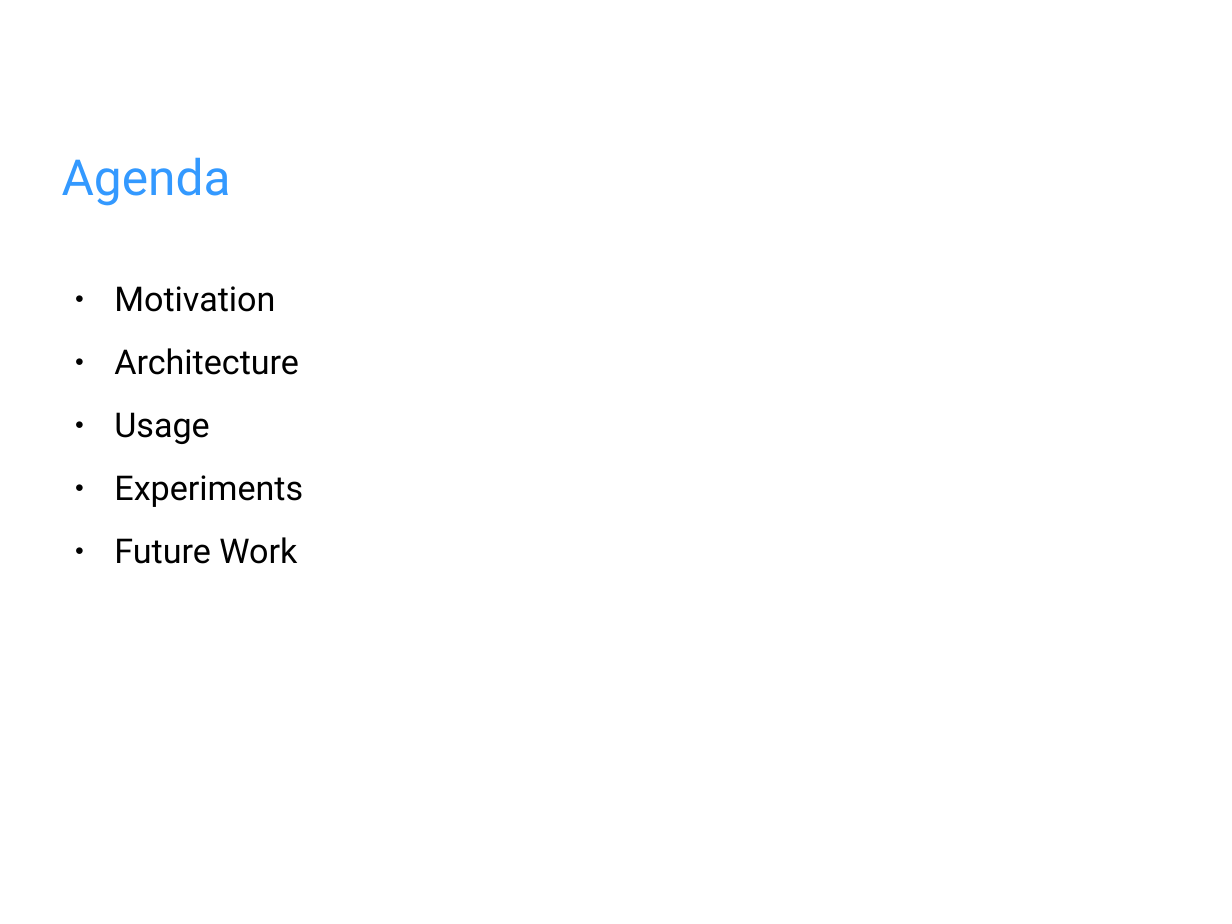
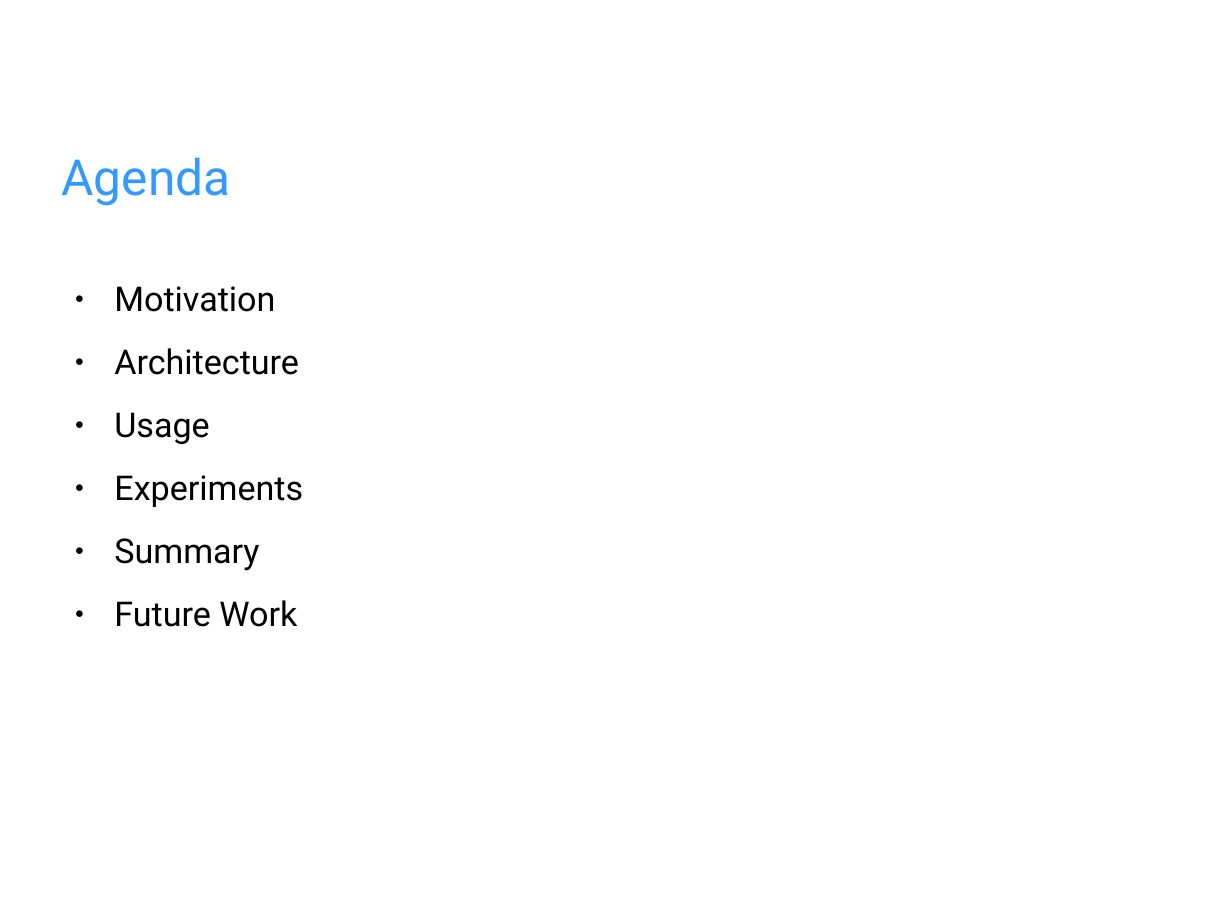
Before and after one commit to fhilprec/HardwareMonitoring, a slide deck: slide 2 of ProjectPresentation.odp. Drawn at 1232x924 pixels with LibreOffice and Linux fonts; fonts in the diff are those of the drawing; background and template pictures are left out. Boxes give left, top, right and bottom in pixels: in the first picture for what was removed or moved away, otherwise in the second. Text is boxed around its words. In the diff, an @@ line names an element or a change of style, - is before the commit and + after.

```diff
--- a/ProjectPresentation.odp
+++ b/ProjectPresentation.odp
@@ text at bbox=[114, 538, 259, 571]: paragraph added @@
+● Summary
```
Also in this commit, not shown: 4 other slides changed, 5 slides added, 3 slides removed.
